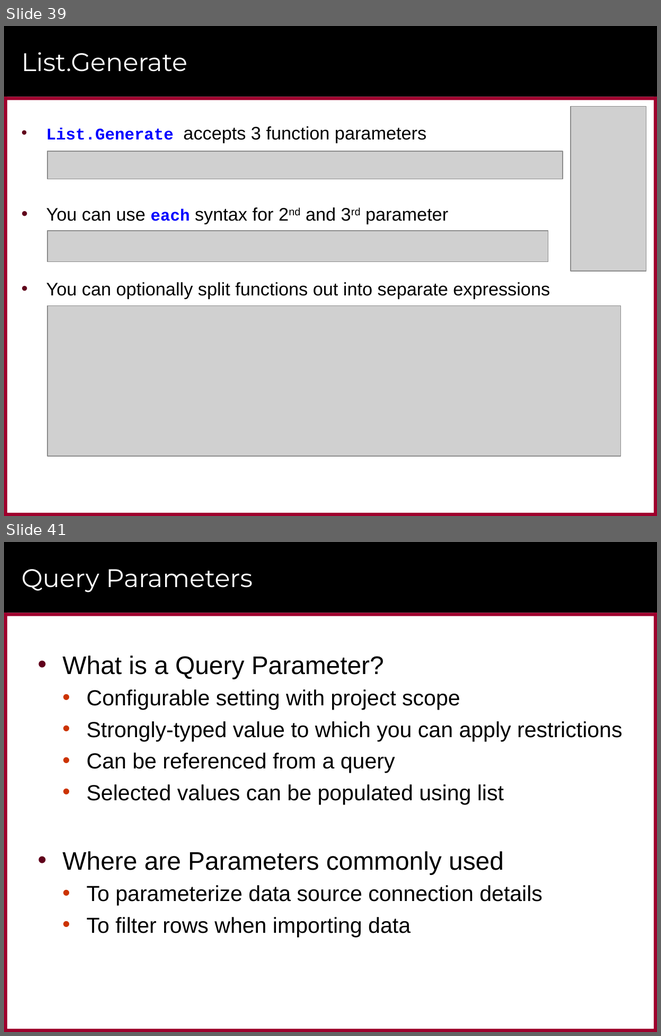
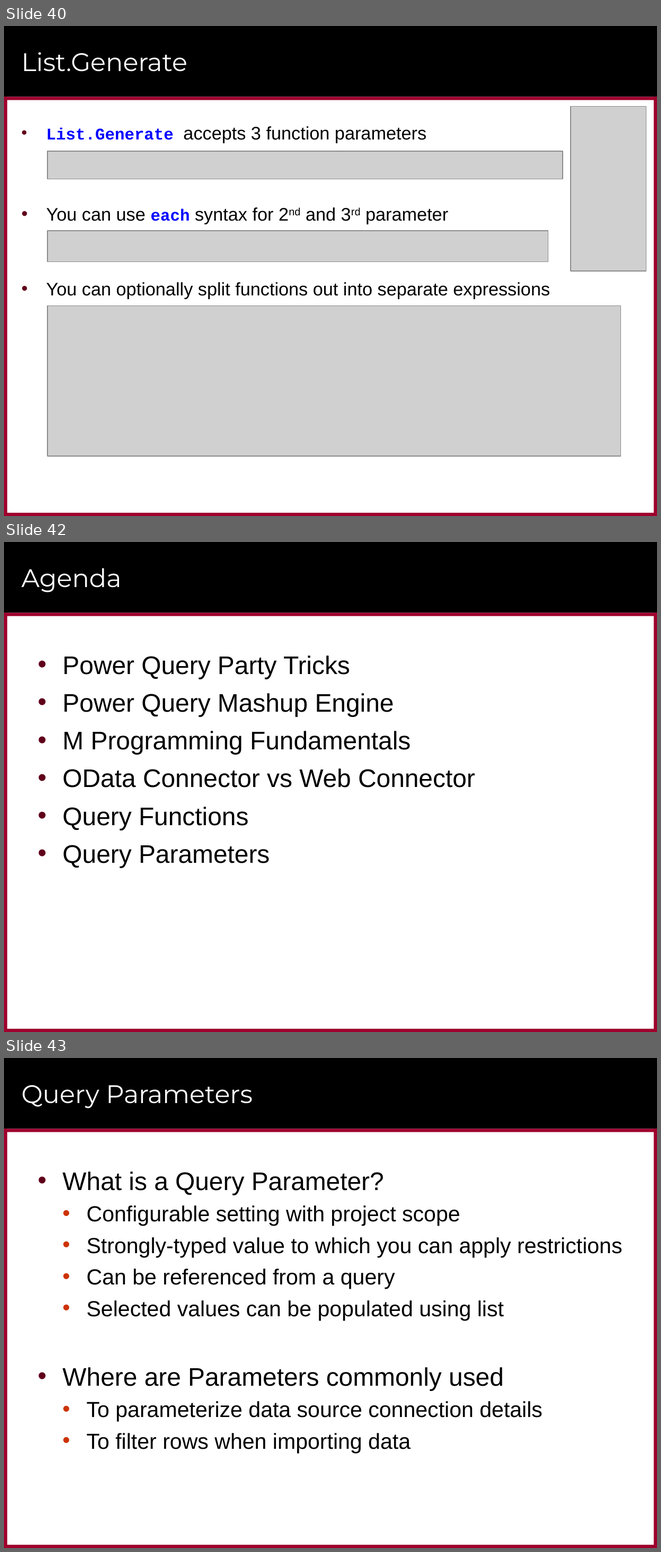
Before and after one commit to CriticalPathTraining/Intro2M, a slide deck: Advanced Query Design.pptx. Shown one above the other, each under a label of ours: slides 39 and 41 before the commit, slides 40, 42 and 43 after it; the slides between them are not shown. The pictures are 661x1036 and 661x1552 pixels, drawn with LibreOffice and Linux fonts; fonts in the diff are those of the drawing; grey boxes stand for pictures; background and template pictures are left out. Boxes give left, top, right and bottom in pixels: in the first picture for what was removed or moved away, otherwise in the second. Text is boxed around its words. In the diff, an @@ line names an element or a change of style, - is before the commit and + after.

```diff
--- a/Advanced Query Design.pptx
+++ b/Advanced Query Design.pptx
@@ slide 42 added at (4, 542, 657, 1032), background #FFFFFF; not listed: 6 template elements that a slide beside it also shows @@
@@ title added at (21, 568, 122, 592), 28 pt, text #FFFFFF @@
+Agenda
@@ text added at (62, 655, 475, 867), 28 pt, text #000000 @@
+• Power Query Party Tricks
+• Power Query Mashup Engine
+• M Programming Fundamentals
+• OData Connector vs Web Connector
+• Query Functions
+• Query Parameters
@@ what was slide 39 is now slide 40 @@
@@ what was slide 41 is now slide 43 @@
```
Also in this commit, not shown: 12 slides changed, 1 other slide added, 4 other files.
